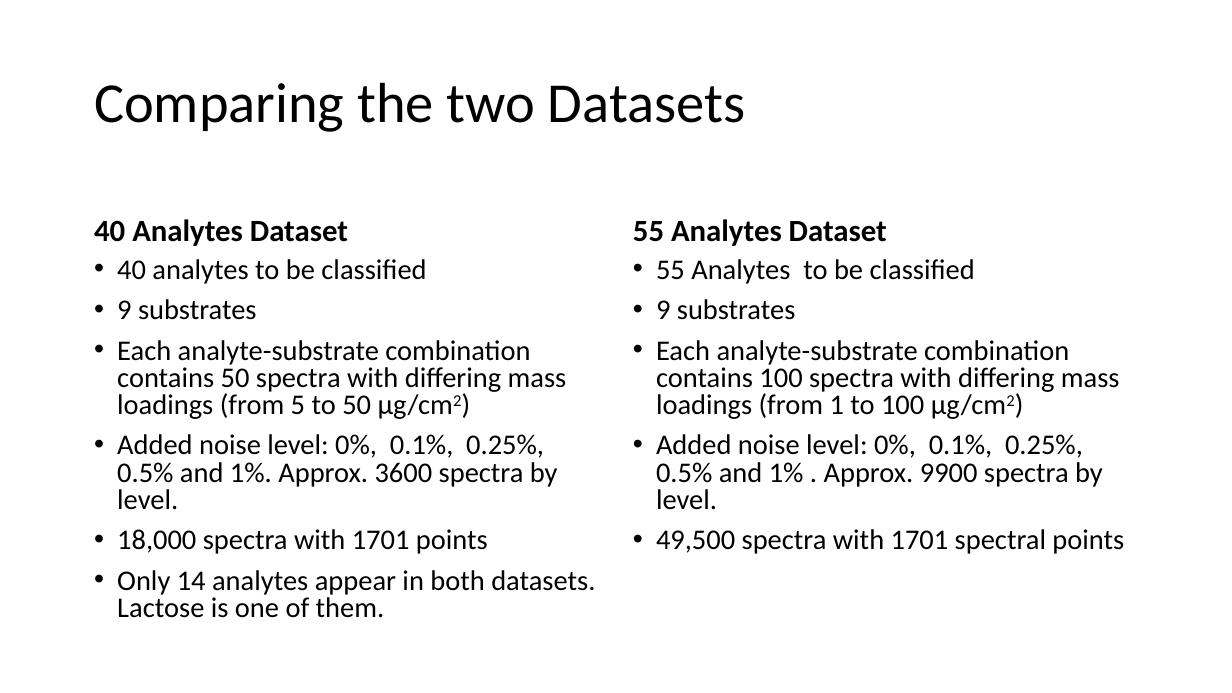
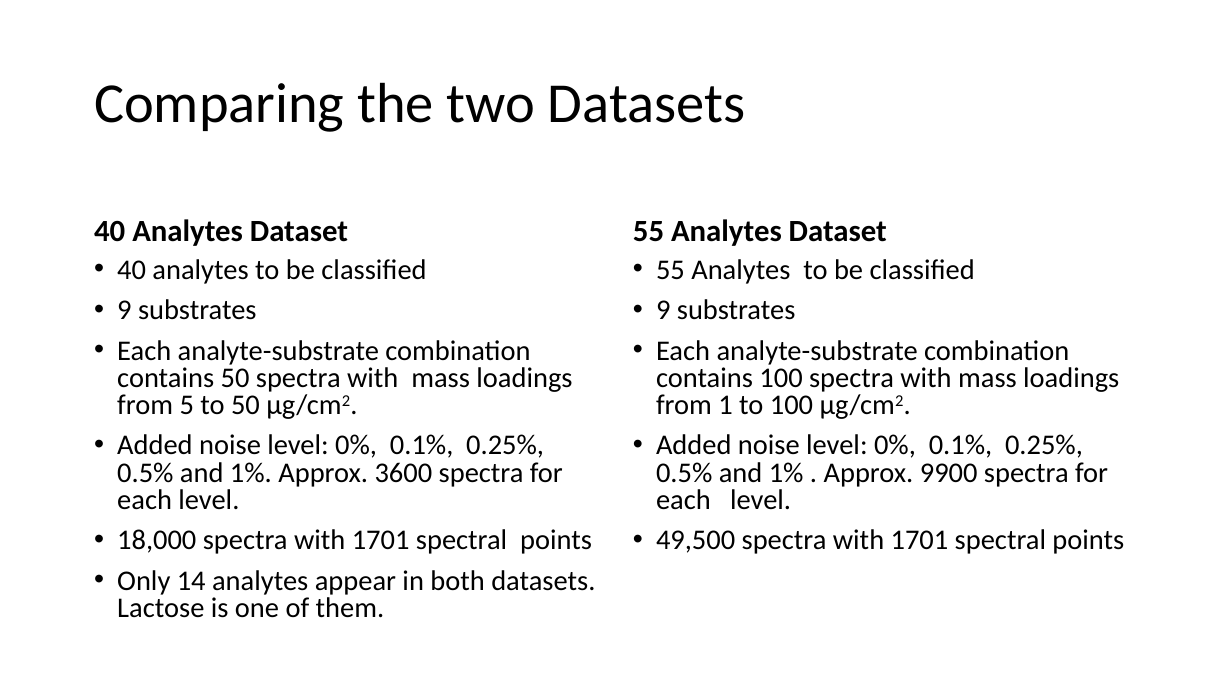
Before and after one commit to eacunafer/analytes, a slide deck: slide 2 of NRL40551.pptx. Drawn at 1232x693 pixels with LibreOffice and Linux fonts; fonts in the diff are those of the drawing. Boxes give left, top, right and bottom in pixels: in the first picture for what was removed or moved away, otherwise in the second. Text is boxed around its words. In the diff, an @@ line names an element or a change of style, - is before the commit and + after.

```diff
--- a/NRL40551.pptx
+++ b/NRL40551.pptx
@@ text at box(117, 340, 592, 554): text changed @@
-• Each analyte-substrate combination contains 50 spectra with differing mass loadings (from 5 to 50 µg/cm2)
-• Added noise level: 0%, 0.1%, 0.25%, 0.5% and 1%. Approx. 3600 spectra by level.
-• 18,000 spectra with 1701 points
+• Each analyte-substrate combination contains 50 spectra with mass loadings from 5 to 50 µg/cm2.
+• Added noise level: 0%, 0.1%, 0.25%, 0.5% and 1%. Approx. 3600 spectra for each level.
+• 18,000 spectra with 1701 spectral points
@@ text at box(656, 340, 1119, 510): text changed @@
-• Each analyte-substrate combination contains 100 spectra with differing mass loadings (from 1 to 100 µg/cm2)
-• Added noise level: 0%, 0.1%, 0.25%, 0.5% and 1% . Approx. 9900 spectra by level.
+• Each analyte-substrate combination contains 100 spectra with mass loadings from 1 to 100 µg/cm2.
+• Added noise level: 0%, 0.1%, 0.25%, 0.5% and 1% . Approx. 9900 spectra for each level.
```
Also in this commit, not shown: 2 other slides changed, 4 other files.
